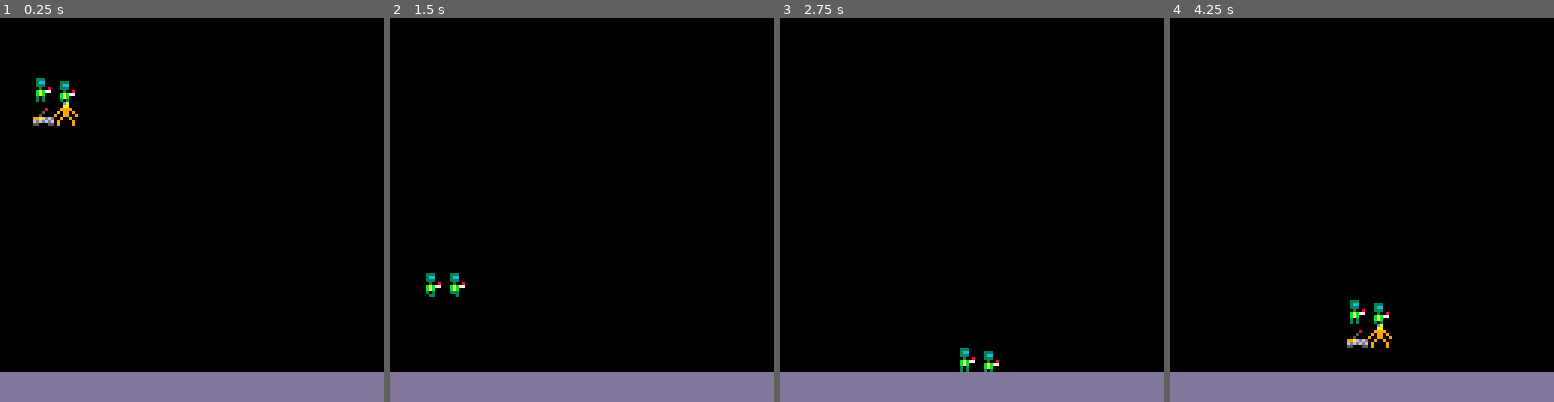
Above: before the commit, frames 1-4 (left to right).
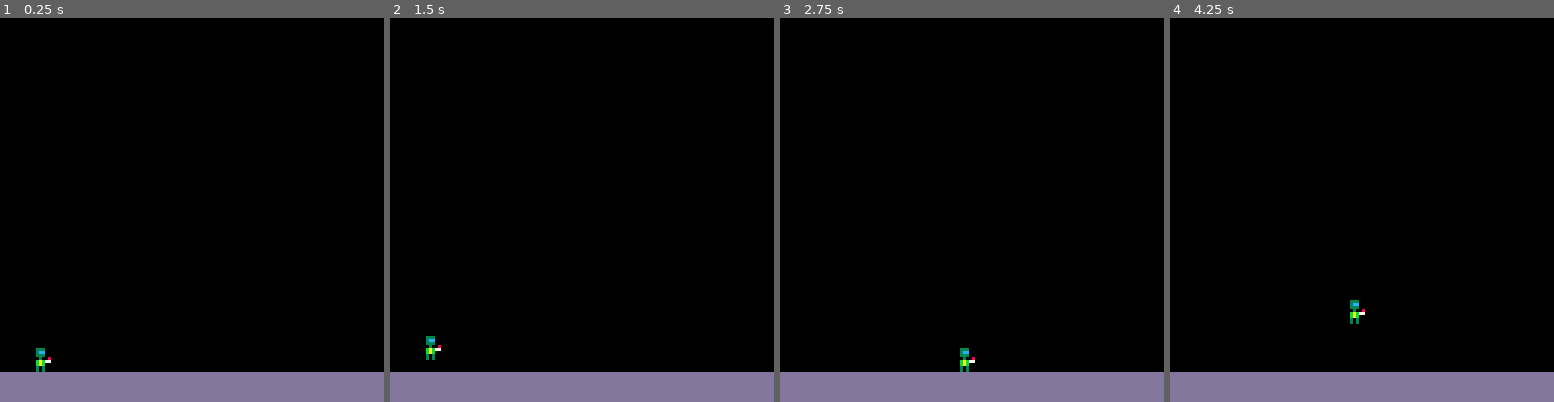
Above: after the commit, the same moments.

Repository: jkinsley94/pico-8
Game: PICO-8 cartridge packets.lua.p8
The game is run twice, just before and just after one commit, with the same random seed, the same clock (stepped at 60 frames per second) and the same inputs.
Inputs:
- Up to frame 1 (0.25 s): no input
- Up to frame 2 (1.5 s): tap X (X key) at 0.33, 1.07 s
- Up to frame 3 (2.75 s): hold Right 1.6-2.1 s; tap X (X key) at 1.85 s; hold Right from 2.47 s (still down)
- Up to frame 4 (4.25 s): tap X (X key) at 2.97, 4.08 s; release Right at 3.03 s; hold Left 3.08-3.58 s; hold Right from 4.02 s (still down)

The runs differ from the first frame. In frame 1, 0.7% of the frame differs, in the area x 8-21%, y 15-93%; in frame 2, 0.4%; in frame 3, 0.1%; in frame 4, 0.4%.

Commit message:
removed animations. focusing on a state machine

Diff:
--- a/packets.lua.p8
+++ b/packets.lua.p8
@@ -9,7 +9,7 @@
 function _init()
     player = {
         x = 10,
-        y = 10,
+        y = 110,
         dx = 0,
         dy = 0,
         max_dx=2,
@@ -23,7 +23,7 @@
             can_dash = false
         },
         has_double_jumped = false,
-        frames = {0,2,4},
+        frames={0,1}
     }
     gravity=0.3
     friction=0.85
@@ -33,13 +33,12 @@
 function _update()
     player.dy+=gravity
     player.dx*=friction
-    player_anim()
     player_move()
 end
 
 function _draw()
     cls()
-    player_anim()
+    spr(player.sprite,player.x,player.y)
 
     --temp ground
     rectfill(0,118,127,127,13)
@@ -48,22 +47,8 @@
 
 --all player functions go here
 
-function player_anim()
-    if player.sprite<4.9 then
-        player.sprite=player.sprite+.4
-    else
-        player.sprite=0
-    end
-
-    spr(player.frames[flr(player.sprite)], player.x, player.y, 2, 2)
-    --this seems like a useless function maybe as it goes along it will make more sense
-
-end
-function player_states()
-    --state machine to handle various things like if the player dies, is running or idle
 
 
-end
 
 function player_move()
     if (btn(0)) then player.dx-=player.acc end -- left
